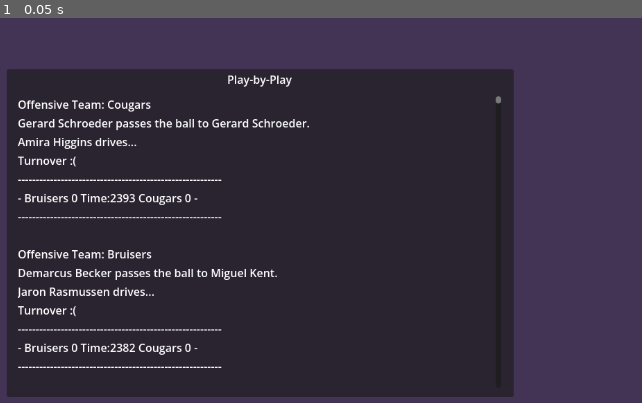
Above: before the commit, frame 1.
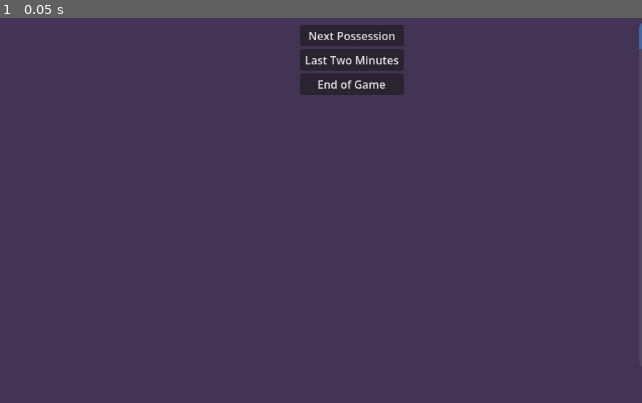
Above: after the commit, the same moment.

Repository: shookstra/BasketballManager
Game: Godot game, scene res://scenes/ExhibitionGame.tscn
Same seed, same stepped clock (60 frames per second), same inputs: the game is played once before the commit and once after it. This scene is started directly instead of the project's main scene.
Inputs:
- Up to frame 1 (0.05 s): no input

The runs differ from the first frame. In frame 1, 67% of the frame differs, in the area x 1-100%, y 1-99%.

Commit message:
Tweaked simulation again
also fixed a city/league name bug

Diff:
--- a/project.godot
+++ b/project.godot
@@ -12,7 +12,7 @@
 
 config/name="BasketballManager"
 run/main_scene="uid://b4yc5hnis3sgv"
-config/features=PackedStringArray("4.6", "Forward Plus")
+config/features=PackedStringArray("4.7", "Forward Plus")
 config/icon="res://icon.svg"
 
 [autoload]
--- a/resources/game.gd
+++ b/resources/game.gd
@@ -25,8 +25,9 @@
 		possession_step()
 
 func possession_step():
-	# pick ball handler (simple: best ball handler)
-	possession_player = possession_team.get_ball_handler()
+	if possession_player == null:
+		possession_player = possession_team.get_ball_handler()
+		emit_print_to_gui("### Player: " + possession_player.get_full_name())
 	var context = {
 		"shot_clock": shot_clock,
 		"defender_distance": randf_range(0.5, 4.0),
@@ -38,20 +39,21 @@
 			emit_print_to_gui(str("%s shoots the ball..." % possession_player.get_full_name()))
 			var made = ShotCalculator.resolve_shot(possession_player, context)
 			handle_shot_result(possession_player, made)
-			advance_clock(2)
+			advance_clock(randi_range(2,5))
 		"drive":
 			emit_print_to_gui("%s drives..." % possession_player.get_full_name())
+			advance_clock(randi_range(2,5))
 			if randf() < 0.6:
 				var made2 = ShotCalculator.resolve_shot(possession_player, context)
 				handle_shot_result(possession_player, made2)
 			else:
 				turnover()
-			advance_clock(2)
 		"pass":
 			var target = possession_team.find_best_receiver()
 			emit_print_to_gui("%s passes the ball to %s." % [possession_player.get_full_name(), target.get_full_name()])
 			handle_pass(target)
 			advance_clock(2)
+			emit_print_to_gui("### Player: %s" % possession_player.get_full_name())
 		"reset":
 			shot_clock -= 4
 			advance_clock(2.0)
@@ -107,6 +109,8 @@
 			advance_clock(1)
 			var rebounder: Player = possession_team.find_best_rebounder()
 			emit_print_to_gui(rebounder.get_full_name() + " grabs the offensive rebound.")
+			possession_player = rebounder
+			emit_print_to_gui("### Player: " + rebounder.get_full_name())
 			# schedule next possession step
 			possession_step()
 		else:
@@ -140,9 +144,9 @@
 	possession_step()
 
 func print_game_info():
-	emit_print_to_gui("---------------------------------------------------------")
-	emit_print_to_gui("- " + team_1.name + " " + str(team_1_score) + " Time:" + str(time_remaining_in_seconds) + " " + team_2.name + " " + str(team_2_score) + " -")
-	emit_print_to_gui("---------------------------------------------------------")
+	emit_print_to_gui("--------------------------------------------------------")
+	emit_print_to_gui("### " + team_1.name + " " + str(team_1_score) + " Time:" + str(time_remaining_in_seconds) + " " + team_2.name + " " + str(team_2_score) + " -")
+	emit_print_to_gui("--------------------------------------------------------")
 
 func award_points(amount: int):
 	if possession_team == team_1:
--- a/resources/save_game_as_resource.gd
+++ b/resources/save_game_as_resource.gd
@@ -12,26 +12,16 @@
 
 const SAVE_GAME_BASE_PATH := "res://saves/save"
 
-# The next three functions are just thin wrappers around Godot's APIs to keep
-# the save API inside of the SaveGameAsResource resource. Note that this has
-# safety issues if players download savegame files from the web. Use dekork's
-# SafeResourceLoader add-on or the WCSafeResourceFormat add-on for a more secure
-# approach.
 func write_savegame() -> void:
 	ResourceSaver.save(self, get_save_path())
 
-
 static func save_exists() -> bool:
 	return ResourceLoader.exists(get_save_path())
-
 
 static func load_savegame() -> Resource:
 	var save_path := get_save_path()
 	return ResourceLoader.load(save_path, "", ResourceLoader.CACHE_MODE_IGNORE)
 
-
-# This function allows us to save and load a text resource in debug builds and a
-# binary resource in the released product.
 static func get_save_path() -> String:
 	var extension := ".tres" if OS.is_debug_build() else ".res"
 	return SAVE_GAME_BASE_PATH + extension
--- a/scenes/ExhibitionGame.tscn
+++ b/scenes/ExhibitionGame.tscn
@@ -2,6 +2,7 @@
 
 [ext_resource type="Script" uid="uid://iwnr0jriig2w" path="res://scripts/exhibition_game.gd" id="1_4w6ab"]
 [ext_resource type="PackedScene" uid="uid://cbogw7qnb1twm" path="res://scenes/TeamGenerator.tscn" id="2_ixm5b"]
+[ext_resource type="PackedScene" uid="uid://cxxirbu37mvgv" path="res://scenes/roster_mode.tscn" id="3_6e5d2"]
 
 [sub_resource type="StyleBoxFlat" id="StyleBoxFlat_ixm5b"]
 bg_color = Color(0.2627451, 0.20392157, 0.33333334, 1)
@@ -13,6 +14,7 @@
 anchor_bottom = 1.0
 grow_horizontal = 2
 grow_vertical = 2
+size_flags_horizontal = 0
 script = ExtResource("1_4w6ab")
 
 [node name="TeamGenerator" parent="." unique_id=596372754 instance=ExtResource("2_ixm5b")]
@@ -28,12 +30,18 @@
 theme_override_styles/panel = SubResource("StyleBoxFlat_ixm5b")
 
 [node name="PlayByPlay" type="Panel" parent="." unique_id=2132119143]
-layout_mode = 0
-offset_left = 236.0
-offset_top = 74.0
-offset_right = 967.0
-offset_bottom = 547.0
-metadata/_edit_use_anchors_ = true
+layout_mode = 1
+anchors_preset = 3
+anchor_left = 1.0
+anchor_top = 1.0
+anchor_right = 1.0
+anchor_bottom = 1.0
+offset_left = -1893.0
+offset_top = -924.0
+offset_right = -1246.0
+offset_bottom = -183.0
+grow_horizontal = 0
+grow_vertical = 0
 
 [node name="ScrollContainer" type="ScrollContainer" parent="PlayByPlay" unique_id=1138100669]
 custom_minimum_size = Vector2(200, 200)
@@ -47,6 +55,7 @@
 offset_bottom = -13.0
 grow_horizontal = 2
 grow_vertical = 2
+metadata/_edit_lock_ = true
 
 [node name="VBoxContainer" type="VBoxContainer" parent="PlayByPlay/ScrollContainer" unique_id=1272385716]
 clip_contents = true
@@ -62,3 +71,47 @@
 horizontal_alignment = 1
 vertical_alignment = 1
 metadata/_edit_lock_ = true
+
+[node name="RosterModeTeam1" parent="." unique_id=444458120 instance=ExtResource("3_6e5d2")]
+layout_mode = 1
+anchors_preset = 15
+anchor_right = 1.0
+anchor_bottom = 1.0
+offset_left = 1148.0
+offset_top = 5.0
+offset_right = 745.952
+offset_bottom = -147.92798
+grow_horizontal = 2
+grow_vertical = 2
+
+[node name="RosterModeTeam2" parent="." unique_id=1036864312 instance=ExtResource("3_6e5d2")]
+layout_mode = 1
+offset_left = 1173.0
+offset_top = 549.0
+offset_right = 1173.0
+offset_bottom = 549.0
+
+[node name="VBoxContainer" type="VBoxContainer" parent="." unique_id=1070581932]
+custom_minimum_size = Vector2(150, 300)
+layout_mode = 0
+offset_left = 659.0
+offset_top = 10.0
+offset_right = 809.0
+offset_bottom = 310.0
+
+[node name="NextPlayButton" type="Button" parent="VBoxContainer" unique_id=1711354003]
+layout_mode = 2
+text = "Next Possession"
+metadata/_edit_lock_ = true
+
+[node name="NextPlayButton3" type="Button" parent="VBoxContainer" unique_id=1976079839]
+layout_mode = 2
+text = "Last Two Minutes"
+metadata/_edit_lock_ = true
+
+[node name="EndOfGameButton" type="Button" parent="VBoxContainer" unique_id=1111644415]
+layout_mode = 2
+text = "End of Game"
+metadata/_edit_lock_ = true
+
+[connection signal="pressed" from="VBoxContainer/NextPlayButton" to="." method="_on_next_play_button_pressed"]
--- a/scripts/exhibition_game.gd
+++ b/scripts/exhibition_game.gd
@@ -25,19 +25,27 @@
 	game.connect("print_to_gui", _handle_print_to_gui)
 	game.possession_team = game.team_1 if randi_range(0,1) == 0 else game.team_2
 
+	await game.start_possession()
+	_handle_print_to_gui("") # Add a blank line between plays for readability
+
 	# Simulate the first 10 possessions
-	while game.time_remaining_in_seconds > 0:
-		## TODO Add better randomization here
-		game.start_possession()
-		_handle_print_to_gui("") # Add a blank line between plays for readability
+	#while game.time_remaining_in_seconds > 0:
+		### TODO Add better randomization here
+		#await game.start_possession()
+		#_handle_print_to_gui("") # Add a blank line between plays for readability
 
 func _handle_print_to_gui(text):
 	var new_label := Label.new()
 	new_label.text = text
 	$PlayByPlay/ScrollContainer/VBoxContainer.add_child(new_label)
+	await get_tree().process_frame
+	$PlayByPlay/ScrollContainer.ensure_control_visible(new_label)
 
 func format_time(total_seconds: int) -> String:
 	var m = total_seconds / 60
 	var s = total_seconds % 60
 	# %02d ensures the seconds are padded with a zero (e.g., 04 instead of 4)
 	return "%02d:%02d" % [m, s]
+
+func _on_next_play_button_pressed() -> void:
+	await game.start_possession()
--- a/scripts/main.gd
+++ b/scripts/main.gd
@@ -4,7 +4,7 @@
 const team_card = preload("res://scenes/TeamCard.tscn")
 
 @onready var league_name_line_edit = $NewLeagueMode/CreateLeagueContainer/LeagueNameLineEdit
-@onready var city_line_edit = $NewLeagueMode/CreateLeagueContainer/LeagueNameLineEdit
+@onready var city_line_edit = $NewLeagueMode/CreateLeagueContainer/CityLineEdit
 @onready var team_name_line_edit = $NewLeagueMode/CreateLeagueContainer/TeamNameLineEdit
 @onready var gm_line_edit = $NewLeagueMode/CreateLeagueContainer/GMLineEdit
 @onready var team_generator: TeamGenerator
